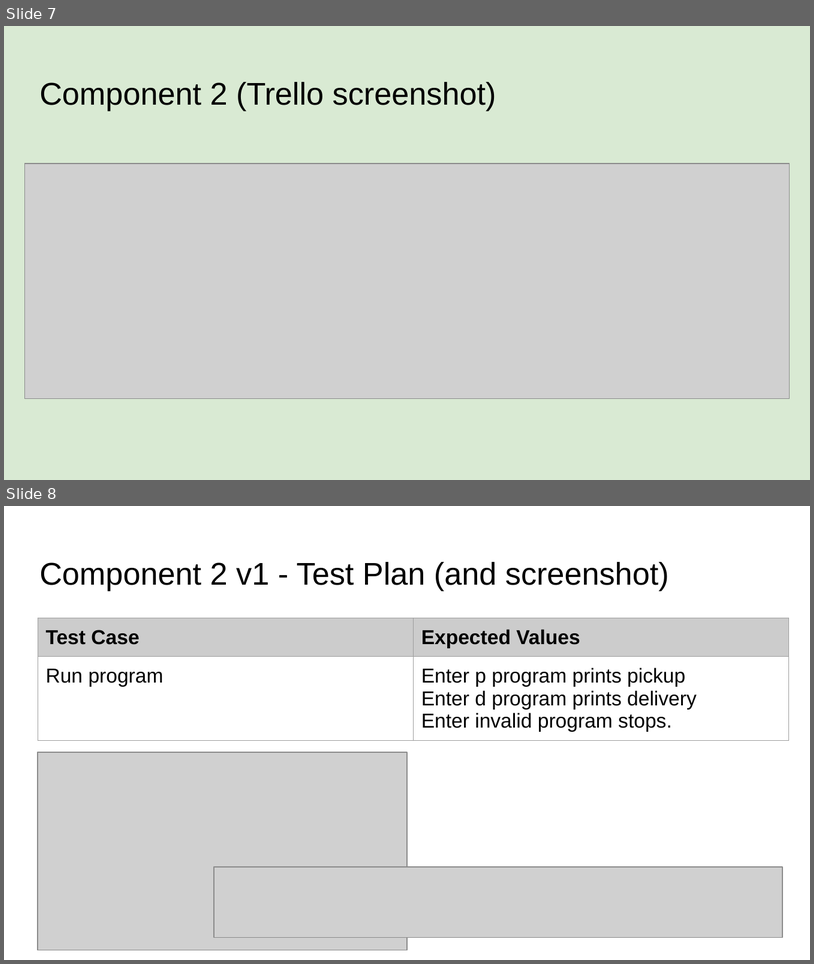
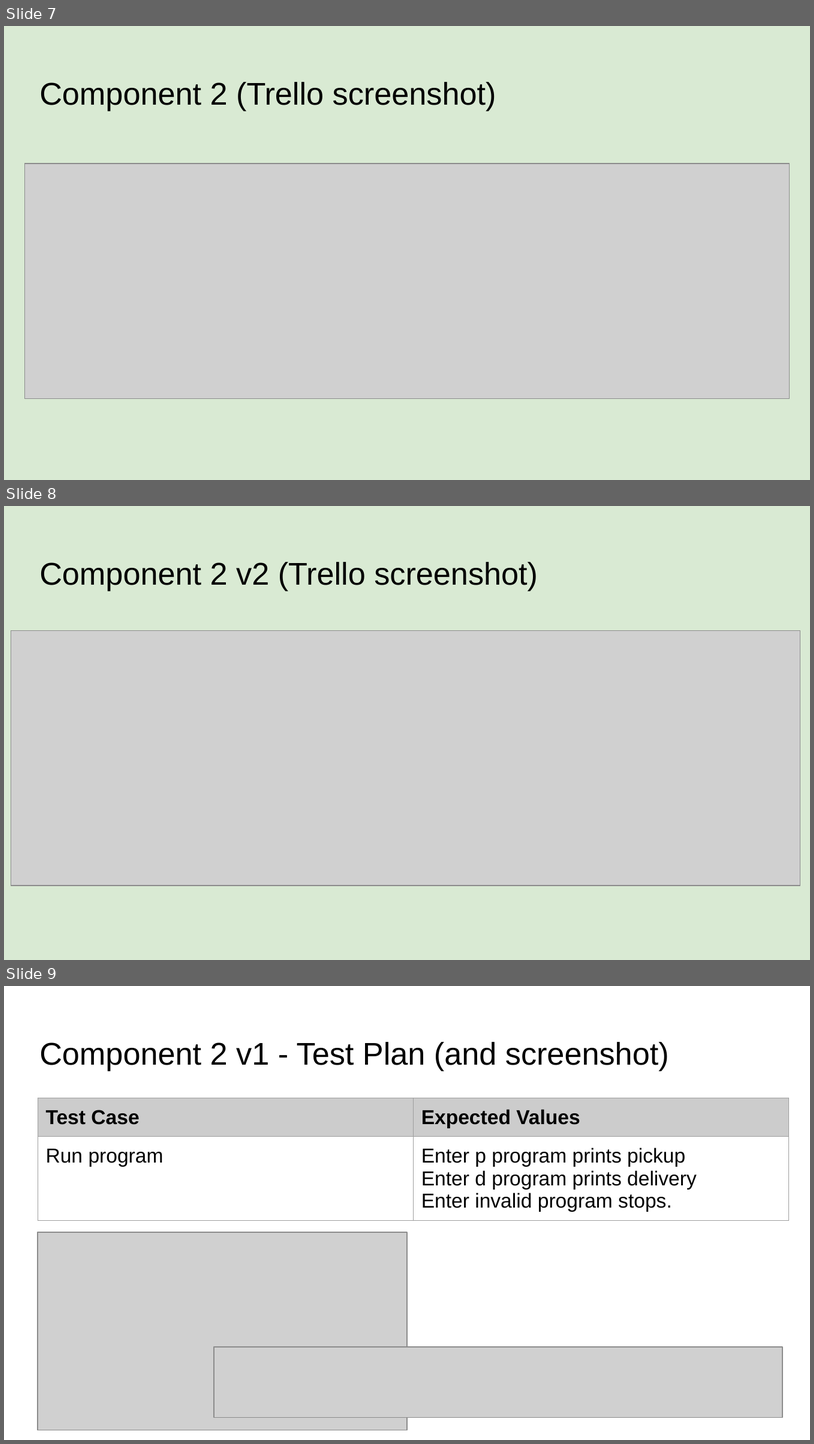
Before and after one commit to xkiio/desktop-tutorial, a slide deck: 022_91893+_+91897+Documentation.pptx. Shown one above the other, each under a label of ours: slides 7 and 8 before the commit, slides 7, 8 and 9 after it. The pictures are 814x964 and 814x1444 pixels, drawn with LibreOffice and Linux fonts; fonts in the diff are those of the drawing; grey boxes stand for pictures. Boxes give left, top, right and bottom in pixels: in the first picture for what was removed or moved away, otherwise in the second. Text is boxed around its words. In the diff, an @@ line names an element or a change of style, - is before the commit and + after.

```diff
--- a/022_91893+_+91897+Documentation.pptx
+++ b/022_91893+_+91897+Documentation.pptx
@@ slide 8 added at (4,506,810,960), background #D9EAD3 @@
@@ title added at (39,562,538,591), 28 pt, text #000000 @@
+Component 2 v2 (Trello screenshot)
@@ picture added at (11,630,801,885) @@
@@ what was slide 8 is now slide 9 @@
```
Also in this commit, not shown: 2 other slides added, 1 other file.
